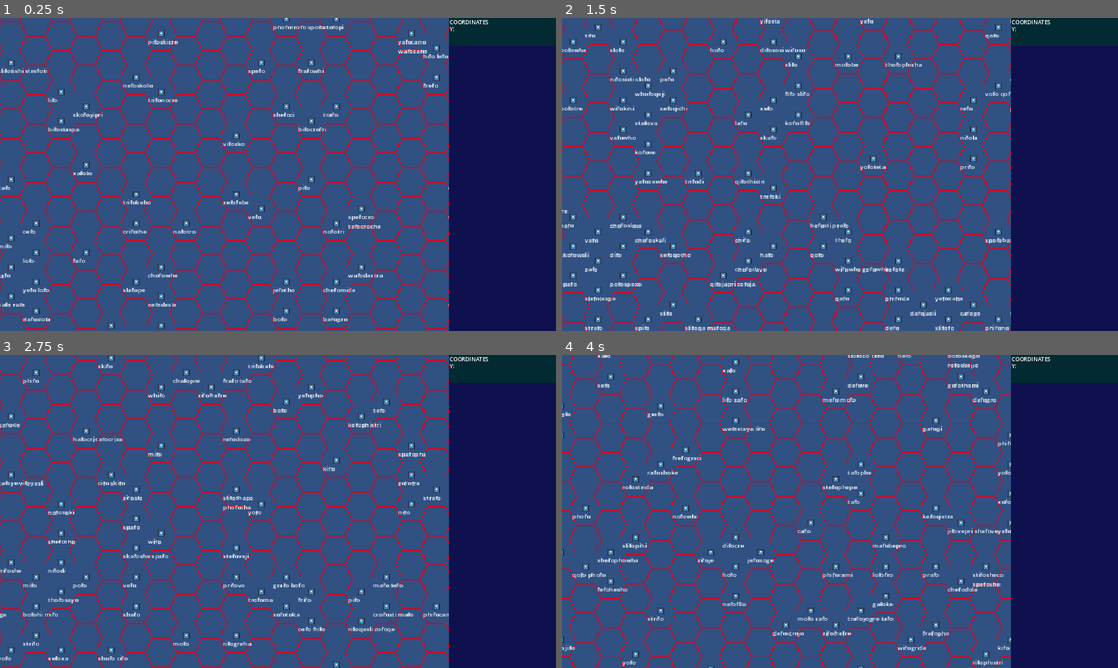
Above: before the commit, frames 1-4 (two rows, left to right).
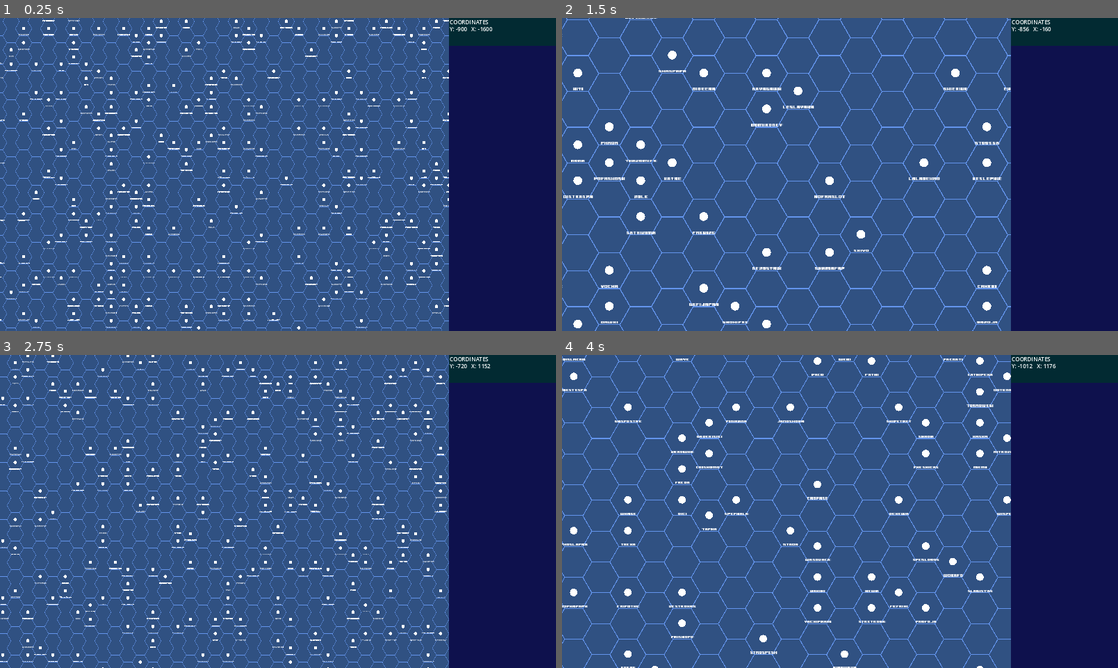
Above: after the commit, the same moments.

Repository: jamesfoxbr/Starmap
Game: Godot game, scene res://scenes/hex_map.tscn
Two runs of this game, one before a commit and one after it. Both use one fixed random seed, a clock stepped at 60 frames per second and the inputs below. The engine's default icon, where the game draws it, is replaced by a stand-in: a white triangle on a blue panel in a dark square.
Inputs (mouse positions are in pixels of both pictures, inside the frame that each line leads up to):
- Up to frame 1 (0.25 s): no input
- Up to frame 2 (1.5 s): tap Enter (ui_accept) at 0.5, 0.77 s; move the mouse to (1034, 315) at 0.52 s; hold Right (ui_right) 0.53-1.28 s; hold Shift (scroll_fast) 0.53-1.28 s; tap Mouse wheel down (zoom_in) at 0.8, 1.35 s; move the mouse to (1012, 36) at 1.27 s; hold Down (ui_down) from 1.28 s (still down)
- Up to frame 3 (2.75 s): tap Enter (ui_accept) at 1.52 s; tap Mouse wheel up (zoom_out) at 1.55, 2.1 s; move the mouse to (450, 667) at 2.02 s; release Down (ui_down) at 2.03 s; hold Right (ui_right) from 2.03 s (still down); hold Shift (scroll_fast) from 2.03 s (still down)
- Up to frame 4 (4 s): move the mouse to (1012, 624) at 2.77 s; release Right (ui_right) at 2.78 s; release Shift (scroll_fast) at 2.78 s; hold Up (ui_up) 2.78-3.53 s; tap Shift (scroll_fast) at 2.85 s; tap Enter (ui_accept) at 3.02, 3.77 s; tap Mouse wheel down (zoom_in) at 3.05, 3.6 s; move the mouse to (1034, 542) at 3.52 s; hold Left (ui_left) from 3.53 s (still down); tap Mouse wheel up (zoom_out) at 3.8 s

The runs differ from the first frame. In frame 1, 14% of the frame differs, in the area x 0-89%, y 0-100%; in frame 2, 14%, in the area x 0-88%, y 0-100%; in frame 3, 14%; in frame 4, 14%.

Commit message:
Changed from tiles to draw()

Diff:
--- a/project.godot
+++ b/project.godot
@@ -23,7 +23,7 @@
 
 [editor]
 
-movie_writer/movie_file="D:/Users/Onedrive/Documentos/Game Dev/Godot/Starmap/movie.avi"
+movie_writer/movie_file="D:/Users/Onedrive/Documentos/Game Dev/Godot/movie.avi"
 
 [input]
 
--- a/scenes/hex_map.tscn
+++ b/scenes/hex_map.tscn
@@ -9,6 +9,8 @@
 script = ExtResource("2_7kai0")
 
 [node name="StarGrid" parent="." instance=ExtResource("2_1rfar")]
+position = Vector2(0, -20)
+layer_0/tile_data = PackedInt32Array()
 layer_1/name = ""
 layer_1/enabled = true
 layer_1/modulate = Color(1, 1, 1, 1)
@@ -16,17 +18,10 @@
 layer_1/y_sort_origin = 0
 layer_1/z_index = 0
 layer_1/tile_data = PackedInt32Array()
+grid_size = 14
 
 [node name="UI" parent="." instance=ExtResource("4_w6d76")]
 
 [node name="MainCamera" type="Camera2D" parent="."]
 unique_name_in_owner = true
-position = Vector2(800, 457)
-zoom = Vector2(3, 3)
 script = ExtResource("4_gql0c")
-
-[node name="TimerRefresh" type="Timer" parent="."]
-wait_time = 2.0
-autostart = true
-
-[connection signal="timeout" from="TimerRefresh" to="." method="_on_timer_refresh_timeout"]
--- a/scenes/star_grid.tscn
+++ b/scenes/star_grid.tscn
@@ -1,75 +1,17 @@
-[gd_scene load_steps=7 format=3 uid="uid://dbuthhi0lm7sl"]
+[gd_scene load_steps=3 format=3 uid="uid://dbuthhi0lm7sl"]
 
-[ext_resource type="PackedScene" uid="uid://d3c3e42oi34ny" path="res://scenes/stars.tscn" id="1_1s2eq"]
-[ext_resource type="Texture2D" uid="uid://dqm8nv6t782qp" path="res://sprites/StarsHex.png" id="2_pywb6"]
 [ext_resource type="Script" path="res://scripts/star_grid.gd" id="3_w3780"]
-
-[sub_resource type="TileSetScenesCollectionSource" id="TileSetScenesCollectionSource_sr4mg"]
-scenes/0/scene = ExtResource("1_1s2eq")
-
-[sub_resource type="TileSetAtlasSource" id="TileSetAtlasSource_jvr17"]
-texture = ExtResource("2_pywb6")
-texture_region_size = Vector2i(32, 28)
-0:0/0 = 0
-0:0/0/physics_layer_0/linear_velocity = Vector2(0, 0)
-0:0/0/physics_layer_0/angular_velocity = 0.0
-1:0/0 = 0
-1:0/0/physics_layer_0/linear_velocity = Vector2(0, 0)
-1:0/0/physics_layer_0/angular_velocity = 0.0
-2:0/0 = 0
-2:0/0/physics_layer_0/linear_velocity = Vector2(0, 0)
-2:0/0/physics_layer_0/angular_velocity = 0.0
-3:0/0 = 0
-3:0/0/physics_layer_0/linear_velocity = Vector2(0, 0)
-3:0/0/physics_layer_0/angular_velocity = 0.0
-4:0/0 = 0
-4:0/0/physics_layer_0/linear_velocity = Vector2(0, 0)
-4:0/0/physics_layer_0/angular_velocity = 0.0
-5:0/0 = 0
-5:0/0/physics_layer_0/linear_velocity = Vector2(0, 0)
-5:0/0/physics_layer_0/angular_velocity = 0.0
-6:0/0 = 0
-6:0/0/physics_layer_0/linear_velocity = Vector2(0, 0)
-6:0/0/physics_layer_0/angular_velocity = 0.0
-7:0/0 = 0
-7:0/0/physics_layer_0/linear_velocity = Vector2(0, 0)
-7:0/0/physics_layer_0/angular_velocity = 0.0
-0:1/next_alternative_id = 3
-0:1/0 = 0
-0:1/0/physics_layer_0/linear_velocity = Vector2(0, 0)
-0:1/0/physics_layer_0/angular_velocity = 0.0
-1:1/0 = 0
-1:1/0/physics_layer_0/linear_velocity = Vector2(0, 0)
-1:1/0/physics_layer_0/angular_velocity = 0.0
-2:1/0 = 0
-2:1/0/physics_layer_0/linear_velocity = Vector2(0, 0)
-2:1/0/physics_layer_0/angular_velocity = 0.0
-3:1/0 = 0
-3:1/0/physics_layer_0/linear_velocity = Vector2(0, 0)
-3:1/0/physics_layer_0/angular_velocity = 0.0
-4:1/0 = 0
-4:1/0/physics_layer_0/linear_velocity = Vector2(0, 0)
-4:1/0/physics_layer_0/angular_velocity = 0.0
-5:1/0 = 0
-5:1/0/physics_layer_0/linear_velocity = Vector2(0, 0)
-5:1/0/physics_layer_0/angular_velocity = 0.0
-6:1/0 = 0
-6:1/0/physics_layer_0/linear_velocity = Vector2(0, 0)
-6:1/0/physics_layer_0/angular_velocity = 0.0
-7:1/0 = 0
-7:1/0/physics_layer_0/linear_velocity = Vector2(0, 0)
-7:1/0/physics_layer_0/angular_velocity = 0.0
 
 [sub_resource type="TileSet" id="TileSet_byslw"]
 tile_shape = 3
 tile_offset_axis = 1
-tile_size = Vector2i(32, 28)
+tile_size = Vector2i(96, 82)
 physics_layer_0/collision_layer = 1
-sources/1 = SubResource("TileSetAtlasSource_jvr17")
-sources/0 = SubResource("TileSetScenesCollectionSource_sr4mg")
 
 [node name="StarGrid" type="TileMap"]
+z_index = 2
 tile_set = SubResource("TileSet_byslw")
 format = 2
+layer_0/tile_data = PackedInt32Array(0, 0, 0, 65536, 0, 0, 1, 0, 0, -65535, 0, 0, -65536, 0, 0, -1, 0, 0, 65535, 0, 0, 2, 0, 0)
 script = ExtResource("3_w3780")
 metadata/_edit_lock_ = true
--- a/scenes/stars.tscn
+++ b/scenes/stars.tscn
@@ -1,24 +1,12 @@
-[gd_scene load_steps=5 format=3 uid="uid://d3c3e42oi34ny"]
+[gd_scene load_steps=4 format=3 uid="uid://d3c3e42oi34ny"]
 
+[ext_resource type="Script" path="res://scripts/stars.gd" id="1_u0nd3"]
 [ext_resource type="Texture2D" uid="uid://c1w5cyjnbr17g" path="res://icon.svg" id="1_xjd1y"]
-[ext_resource type="Texture2D" uid="uid://dqm8nv6t782qp" path="res://sprites/StarsHex.png" id="2_k4ia6"]
 [ext_resource type="Script" path="res://scripts/StarName.gd" id="2_w21mv"]
-
-[sub_resource type="RectangleShape2D" id="RectangleShape2D_jk60a"]
 
 [node name="Stars" type="Area2D"]
 scale = Vector2(0.5, 0.5)
-
-[node name="CollisionShape2D" type="CollisionShape2D" parent="."]
-shape = SubResource("RectangleShape2D_jk60a")
-
-[node name="Hex" type="Sprite2D" parent="."]
-visible = false
-show_behind_parent = true
-position = Vector2(0, 2)
-texture = ExtResource("2_k4ia6")
-region_enabled = true
-region_rect = Rect2(224, 0, 32, 32)
+script = ExtResource("1_u0nd3")
 
 [node name="StarSprite" type="Sprite2D" parent="."]
 scale = Vector2(0.1, 0.1)
@@ -34,3 +22,7 @@
 text = "Text"
 scroll_active = false
 script = ExtResource("2_w21mv")
+
+[node name="VisibleOnScreenNotifier2D" type="VisibleOnScreenNotifier2D" parent="."]
+
+[connection signal="screen_exited" from="VisibleOnScreenNotifier2D" to="." method="_on_visible_on_screen_notifier_2d_screen_exited"]
--- a/scripts/HexGridScript.gd
+++ b/scripts/HexGridScript.gd
@@ -3,42 +3,27 @@
 @onready var stars: PackedScene = load("res://scenes/stars.tscn")
 @onready var star_grid = load("res://scenes/star_grid.tscn")
 @onready var camera = $MainCamera
+@onready var stargrid = $StarGrid
+@onready var UI = $UI
 
 signal camera_position(camx, camy)
-
-var UI = load("res://scenes/ui.tscn")
 
 var camera_pos_x: float
 var camera_pos_y: float
 
 var grid_refresh = false
 
-@export var map_screen_align_x: int = -580
-@export var map_screen_align_y: int = -385
-
 @warning_ignore("unused_parameter")
 func _process(delta):
-#	grid()
-	pan_screen()			# make middle mouse button pan the screen
-	move_screen()			# Make arrows move the screen
-	keyboard()				# Keybord commands like exit game on Esc
-
-	var cur_grid = $StarGrid
-	cur_grid.camera_coord(camera_pos_x, camera_pos_y)
+	adjust_grid_to_screen()
+	move_screen()
+	keyboard()
+	send_camera_position()
 
 
-func grid():
-	if grid_refresh == true:
-		get_node("StarGrid").free()
-		var grid_instance = star_grid.instantiate()
-		grid_instance.position = Vector2(0, 0)
-		add_child(grid_instance)
-		grid_instance.camera_coord(camera_pos_x, camera_pos_y)
-		grid_refresh = false
-
-	if grid_refresh == false:
-		await get_tree().create_timer(2).timeout
-		grid_refresh = true
+func send_camera_position():
+	stargrid.camera_coord(camera_pos_x, camera_pos_y)
+	UI.coordinates(camera_pos_x, camera_pos_y)
 
 
 func keyboard():
@@ -46,17 +31,16 @@
 		get_tree().quit()
 
 
-func pan_screen():
-	# moves screen with middle mouse button
-	camera_pos_x = (camera.position.x + map_screen_align_x) / 24 #This last number  is to adjust the grid with the camera position
-	camera_pos_y = (camera.position.y + map_screen_align_y) / 28 #This last number  is to adjust the grid with the camera position
+func adjust_grid_to_screen():
+	camera_pos_x = (camera.position.x - get_viewport_rect().size.x)
+	camera_pos_y = (camera.position.y - get_viewport_rect().size.y)
 
 
 func move_screen():
 	var move_speed: float = 4
 
 	if Input.is_action_pressed("scroll_fast"):
-		move_speed *= 4
+		move_speed *= 8
 
 	if Input.is_action_pressed("ui_up"):
 		camera.position.y -= move_speed
@@ -66,13 +50,3 @@
 		camera.position.x += move_speed
 	if Input.is_action_pressed("ui_left"):
 		camera.position.x -= move_speed
-
-
-func _on_timer_refresh_timeout():
-	var grid_instance = star_grid.instantiate()
-	grid_instance.global_position = Vector2i(0, 0)
-	add_child(grid_instance)
-	grid_instance.camera_coord(camera_pos_x, camera_pos_y)
-	await get_tree().create_timer(0.1).timeout
-	get_node("StarGrid").free()
-	grid_instance.name = "StarGrid"
--- a/scripts/MainCamera.gd
+++ b/scripts/MainCamera.gd
@@ -1,27 +1,29 @@
 extends Camera2D
 
-#@export var zoom_increment: float = 0.5
-#@export var zoom_current: float = 0.5
-#@export var zoom_target: float = 0.5
-#@export var zoom_speed: float = 20
+@export var zoom_increment: float = 0.5
+@export var zoom_current: float = 0.5
+@export var zoom_target: float = 0.5
+@export var zoom_speed: float = 20
+
 
 func  _unhandled_input(event):
 	if event is InputEventMouseMotion:
 		if event.button_mask == MOUSE_BUTTON_MASK_MIDDLE:
-			position -= event.relative
+			position -= event.relative / zoom
 
-#func _process(delta):
-#	if(Input.is_action_just_released("zoom_in")):
-#		zoom_target = zoom_current + zoom_increment
-#
-#	if(Input.is_action_just_released("zoom_out")):
-#		zoom_target = zoom_current - zoom_increment
-#
-#	zoom_current = lerp(zoom_current, zoom_target, zoom_increment * delta * 20)
-#
-#	if zoom_current < 1:	# control maximum zoom
-#		zoom_current = 1
-#	if zoom_current > 4:	# control minimum zoom
-#		zoom_current = 4
-#
-#	set_zoom(Vector2(zoom_current, zoom_current))
+
+func _process(delta):
+	if(Input.is_action_just_released("zoom_in")):
+		zoom_target = zoom_current + zoom_increment
+
+	if(Input.is_action_just_released("zoom_out")):
+		zoom_target = zoom_current - zoom_increment
+
+	zoom_current = lerp(zoom_current, zoom_target, zoom_increment * delta * 20)
+
+	if zoom_current < 0.5:	# control maximum zoom
+		zoom_current = 0.5
+	if zoom_current > 4:	# control minimum zoom
+		zoom_current = 4
+
+	set_zoom(Vector2(zoom_current, zoom_current))
--- a/scripts/StarName.gd
+++ b/scripts/StarName.gd
@@ -15,7 +15,6 @@
 
 
 func star_name_generator():
-
 	text = generate_name(false) + " " + generate_name(true)
 
 
--- a/scripts/star_grid.gd
+++ b/scripts/star_grid.gd
@@ -1,34 +1,80 @@
 extends TileMap
 
 @export var grid_size: int = 20
+@export var cells_width: int = 23
+@export var cells_height: int = 10
+
+@export var star_name_position = Vector2(-35, 40)
+@export var star_name_width =  72
+@export var circle_size: int = 10
+var tile_position
+
+var name_generator_position: Vector2
+
+@onready var font = load("res://8-BIT WONDER.TTF")
+@export var font_size = 8
 
 var cam_x: int
 var cam_y: int
 
-@export var star_chance: int = 30		# Chance of star generation per square. Read 10 like 10% for example.
+@export var star_chance: int = 30
+
+# draw hex grid lines variables
+@export var top_left = Vector2(-24, -40)
+@export var top_right = Vector2(24, -40)
+@export var middle_left = Vector2(0, 0)
+@export var middle_right = Vector2(48, 1)
+@export var bottom_left = Vector2(-24, 40)
+@export var bottom_right = Vector2(24, 43)
+@export var grid_color = Color.CORNFLOWER_BLUE
+@export var grid_width: int = 2
 
 func _ready():
-	pass
+	await get_tree().create_timer(0.1).timeout
+	clear()
 
 @warning_ignore("unused_parameter")
 func _process(delta):
 	if Input.is_anything_pressed():
 		clear()
-
-	generate_stars()
+	queue_redraw()
 
 
-func generate_stars():
-	for i in floor(grid_size * 1.6):
-		for j in grid_size:
-			var tile_position = Vector2i(cam_x + i, cam_y + j)
+func _draw():
+	for i in grid_size + cells_width:
+		for j in grid_size + cells_height:
+			tile_position = Vector2(cam_x + i, cam_y + j)
+			var name_position = map_to_local( Vector2(cam_x + i, cam_y + j)) + star_name_position
+			var circle_position = map_to_local( Vector2(cam_x + i, cam_y + j))
+
+			name_generator_position = local_to_map(Vector2(cam_x + i, cam_y + j))
+
 			seed((cam_x + i) * (cam_x + i) * (cam_x + i)
 			+ (cam_y + j) * (cam_y + j) + (cam_x + i) * (cam_y + j))
+
+			draw_grid()
+
 			if rand100() < star_chance:
-				set_cell(0, tile_position, 0, Vector2i(0, 0), 0)
-			else:
-				set_cell(0, Vector2i(floor(cam_x + i), floor(cam_y + j)), 1, Vector2i(7, 0))
+				draw_string(font, name_position,
+				str(generate_name(false)), HORIZONTAL_ALIGNMENT_CENTER,
+				star_name_width, font_size)
 
+				draw_circle(circle_position, circle_size, Color.WHITE)
+
+
+func draw_grid():
+	# Draw hex grid
+	draw_line(map_to_local(tile_position) + top_left,
+	map_to_local(tile_position) + top_right,
+	grid_color, grid_width)
+
+	draw_line(map_to_local(tile_position) + top_right,
+		map_to_local(tile_position) + middle_right,
+		grid_color, grid_width)
+
+	draw_line(map_to_local(tile_position) + middle_right,
+		map_to_local(tile_position) + bottom_right,
+		grid_color, grid_width)
 
 func rand100():
 	var random100: int = floor(randf_range(1,100))
@@ -36,5 +82,26 @@
 
 
 func camera_coord(cx: float, cy: float):
-	cam_x = floor(cx)
-	cam_y = floor(cy)
+	var coords = local_to_map(Vector2(cx, cy))
+	cam_x = coords.x
+	cam_y = coords.y
+
+func generate_name(random: bool):
+	var char1 = ["c","d","l","m","n","p","r","s","t","h","b","f","g","j","k",
+	"v","w","x","y","z","q","cr","ch","fr","gr","pr","ph","st","str","sh","sp",
+	"sk","sl","tr","th","wh"]
+	var char2 = ["a","a" ,"e","i","o"]
+	var store_name = []
+	var complete = ""
+
+	if random == true:
+		for i in randf_range(1, 5):
+			store_name.push_back(char1.pick_random() + char2.pick_random())
+	else:
+		for i in randf_range(1, 5):
+				store_name.push_back(char1.pick_random() + char2.pick_random())
+
+	for i in range(0,store_name.size()):
+		complete += store_name[i]
+
+	return complete
--- a/scripts/stars.gd
+++ b/scripts/stars.gd
@@ -1,4 +1,4 @@
 extends Area2D
 
-#func _on_visible_on_screen_notifier_2d_screen_exited():
-#	queue_free()
+func _on_visible_on_screen_notifier_2d_screen_exited():
+	queue_free()
--- a/scripts/ui.gd
+++ b/scripts/ui.gd
@@ -1,7 +1,13 @@
 extends CanvasLayer
 
-#@export var UI: String
+var y: String
+var x: String
 
-#func _process(delta):
-#	var UI = $Control/VBoxContainer/ColorRect/Coordinates/Y
-#	UI.text = "fluffy"
+@onready var UI = $Control/VBoxContainer/ColorRect/Coordinates/Y
+
+func _process(delta):
+	UI.text = "Y: " + y + "   X: " + x
+
+func coordinates(coord_x, coord_y):
+	y = str(floor(coord_y))
+	x = str(floor(coord_x))
Binary file added: 8-BIT WONDER.TTF
Not shown, added: 8-BIT WONDER.TTF.import
Binary file changed: sprites/StarsHex.png
Not shown, changed: movie.avi
